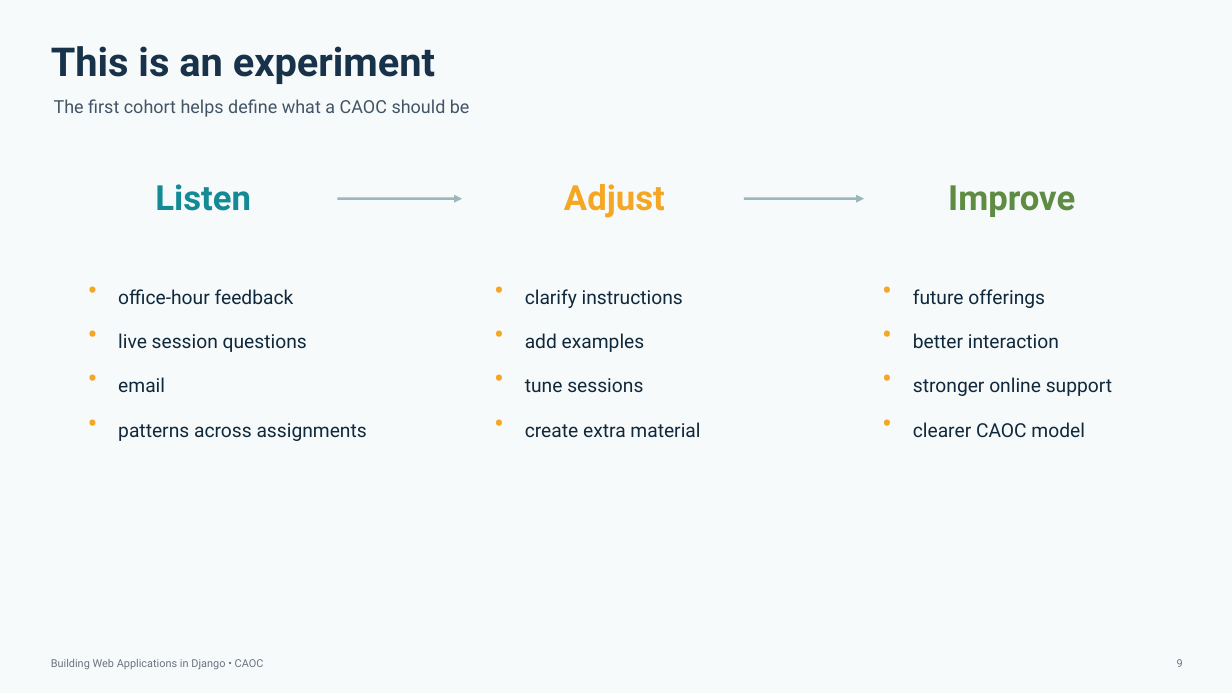
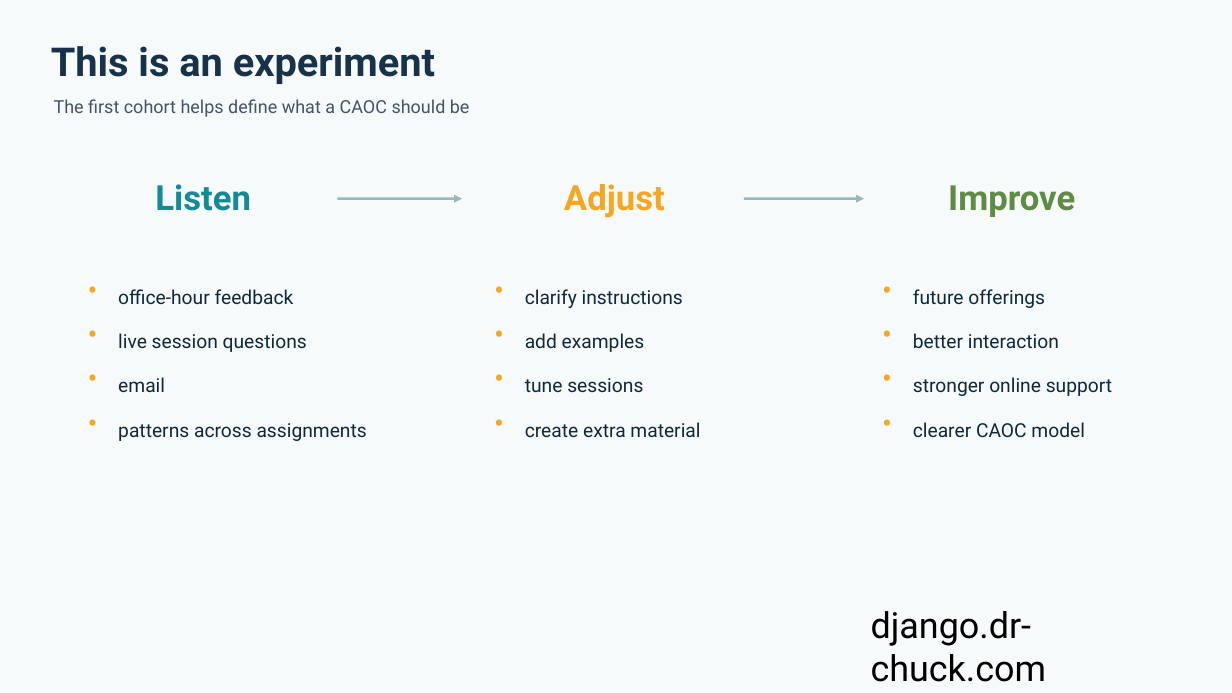
Before and after one commit to csev/dj4e, a slide deck: slide 11 of ali/Building_Web_Applications_Django_CLOC_Open_Course.pptx (slide 12 before the commit). Drawn at 1232x693 pixels with LibreOffice and Linux fonts; fonts in the diff are those of the drawing. Boxes give left, top, right and bottom in pixels: in the first picture for what was removed or moved away, otherwise in the second. Text is boxed around its words. In the diff, an @@ line names an element or a change of style, - is before the commit and + after.

```diff
--- a/ali/Building_Web_Applications_Django_CLOC_Open_Course.pptx
+++ b/ali/Building_Web_Applications_Django_CLOC_Open_Course.pptx
@@ text added at [871,611,1046,682], 28 pt, text #000000 @@
+django.dr-chuck.com
@@ text removed at [51,659,264,669] @@
-Building Web Applications in Django • CAOC
@@ text removed at [1177,659,1183,667] @@
-9
```
Also in this commit, not shown: 9 other slides changed, 1 slide added, 2 slides removed, 2 other files.
